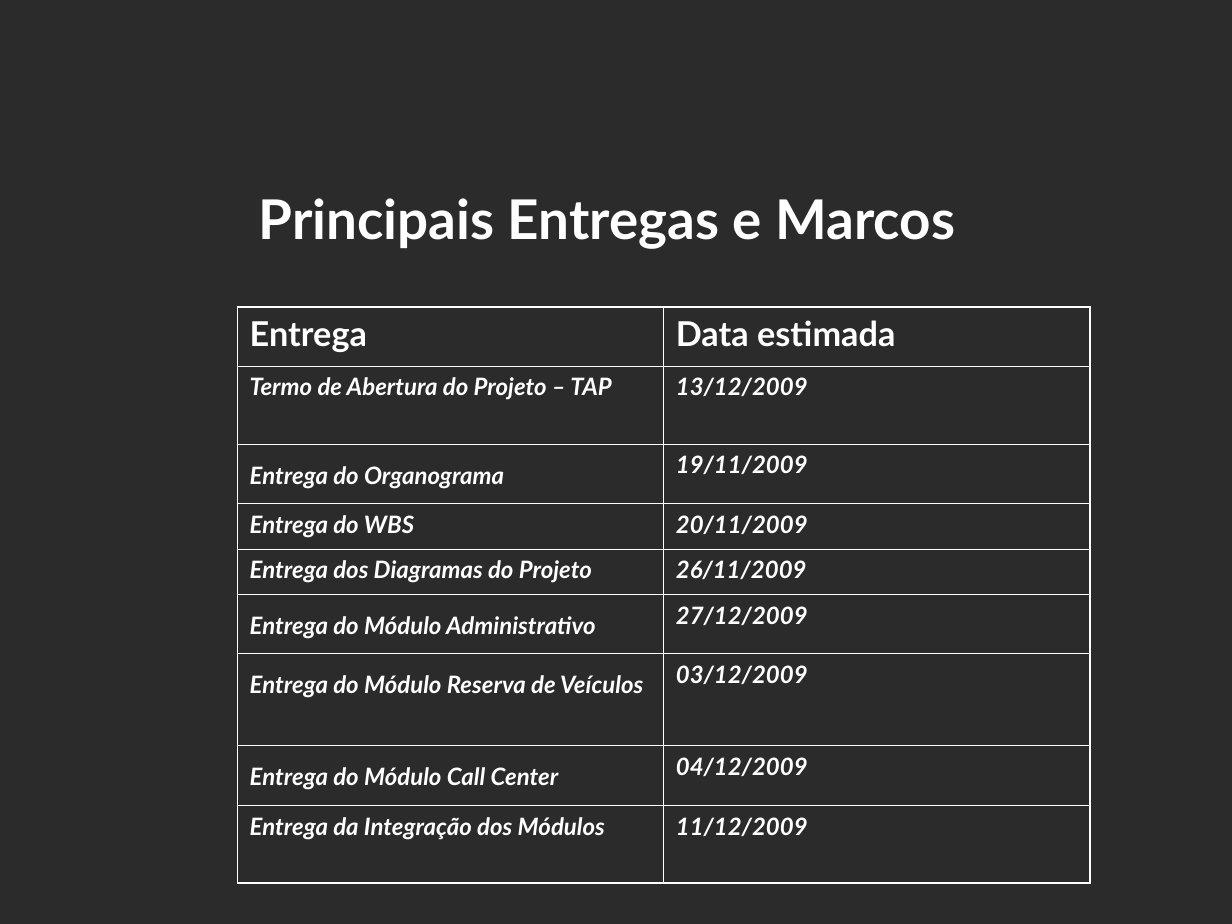
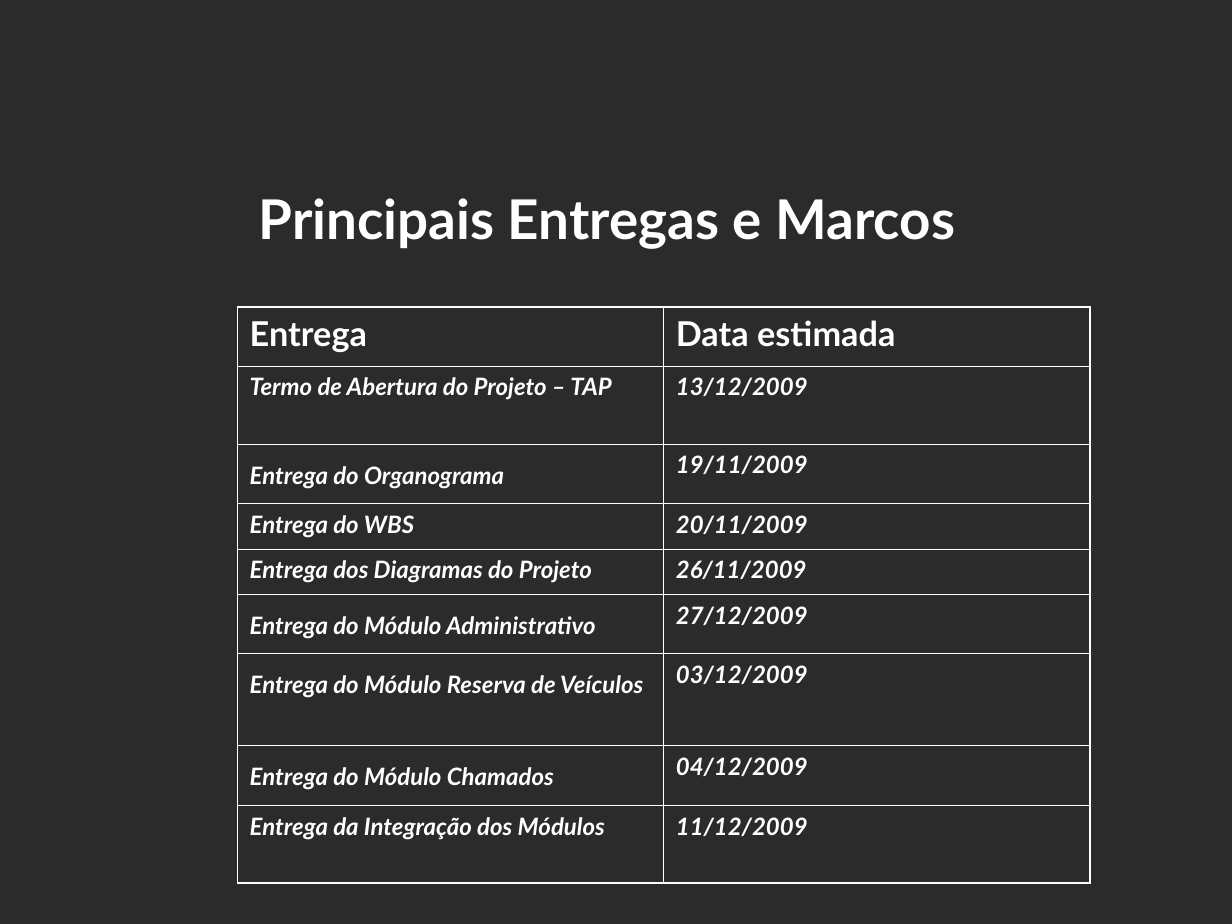
Before and after one commit to LuisEduardoER/projectrentcarpsa2002, a slide deck: slide 20 of @-RentCar/TAP/slideTAP.ppt. Drawn at 1232x924 pixels with LibreOffice and Linux fonts; fonts in the diff are those of the drawing; background and template pictures are left out; a plain dark background stands for a picture behind light text. Boxes give left, top, right and bottom in pixels: in the first picture for what was removed or moved away, otherwise in the second. Text is boxed around its words. In the diff, an @@ line names an element or a change of style, - is before the commit and + after.

```diff
--- a/@-RentCar/TAP/slideTAP.ppt
+++ b/@-RentCar/TAP/slideTAP.ppt
@@ table at <box>238,307,1090,875</box> @@
-row 8, column 1: Entrega do Módulo Call Center
+row 8, column 1: Entrega do Módulo Chamados
```
Also in this commit, not shown: 6 other slides changed, 1 slide added, 56 other files.
